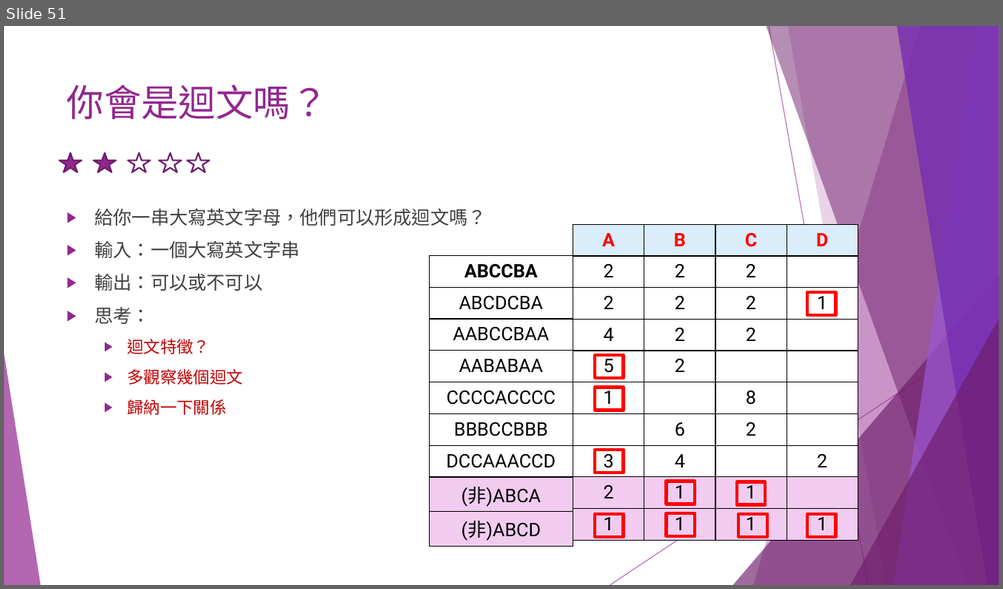
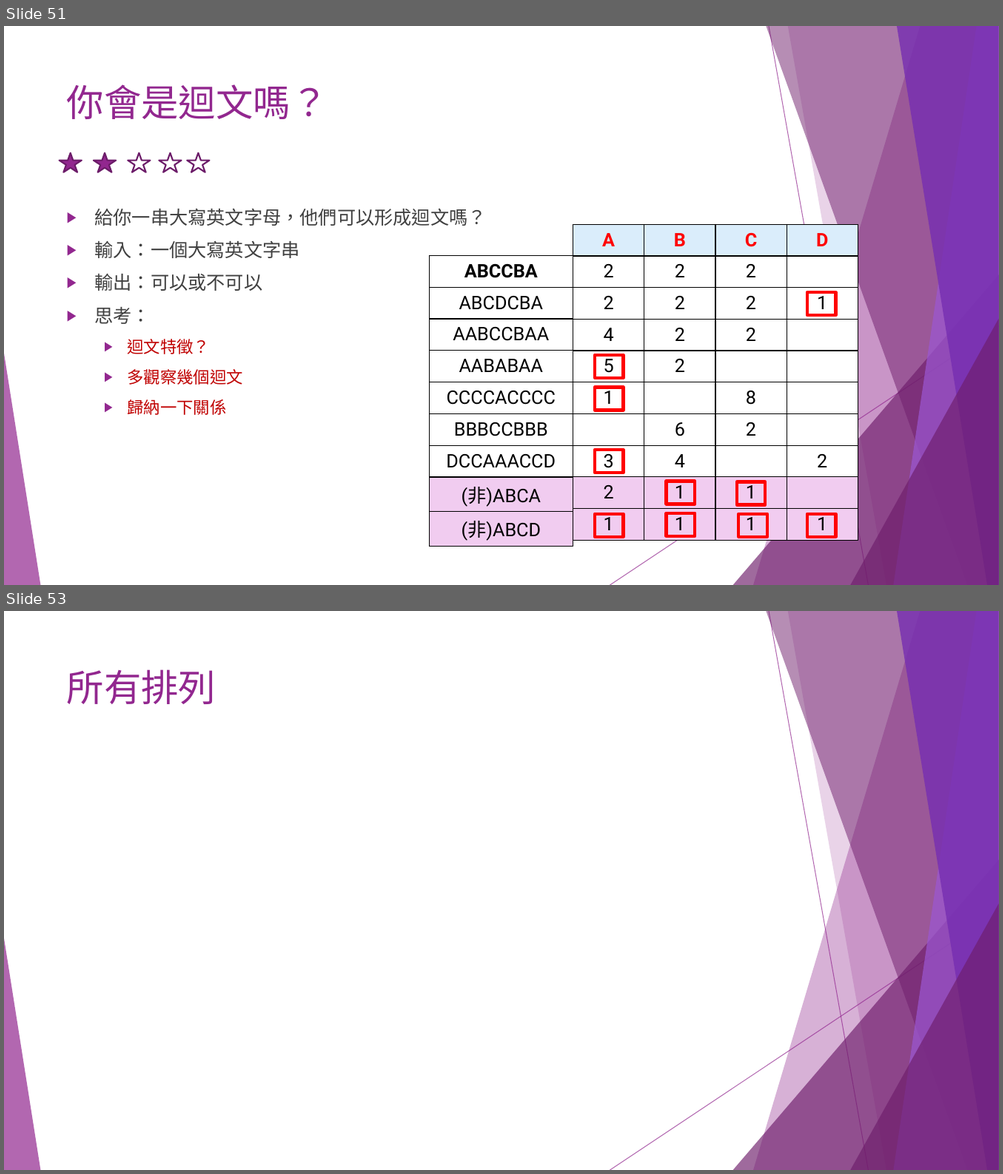
Before and after one commit to liulawsi/My_PPTs, a slide deck: CHING JIAN/C_Class/A1_邏輯思考訓練題.pptx. Shown one above the other, each under a label of ours: slide 51 before the commit, slides 51 and 53 after it; the slides between them are not shown. The pictures are 1003x589 and 1003x1174 pixels, drawn with LibreOffice and Linux fonts; fonts in the diff are those of the drawing. Boxes give left, top, right and bottom in pixels: in the first picture for what was removed or moved away, otherwise in the second. Text is boxed around its words. In the diff, an @@ line names an element or a change of style, - is before the commit and + after.

```diff
--- a/CHING JIAN/C_Class/A1_邏輯思考訓練題.pptx
+++ b/CHING JIAN/C_Class/A1_邏輯思考訓練題.pptx
@@ slide 53 added at box(4, 611, 999, 1170), background #FFFFFF; not listed: 10 template elements that a slide beside it also shows @@
@@ title added at box(67, 669, 216, 704), 36 pt, text #92278F @@
+所有排列
```
Also in this commit, not shown: 1 slide changed, 1 other slide added.
